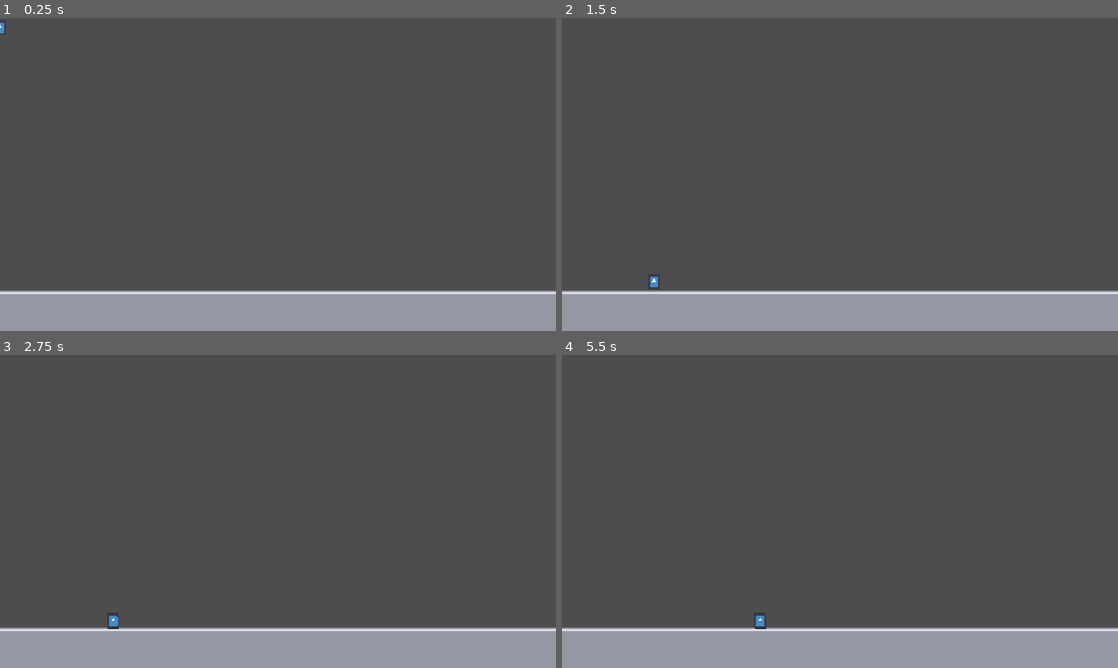
Above: before the commit, frames 1-4 (two rows, left to right).
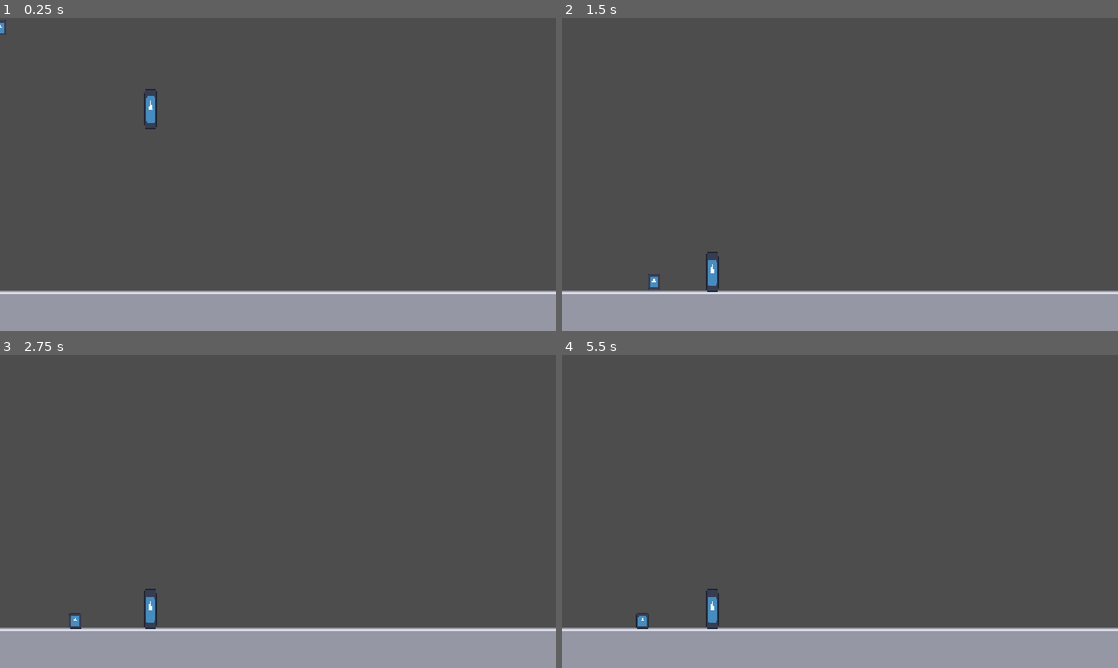
Above: after the commit, the same moments.

Repository: kirinahamila/mind-game
Game: Godot game, scene res://system/test_level.tscn
Same seed, same stepped clock (60 frames per second), same inputs: the game is played once before the commit and once after it. The project has no main scene, so this scene is started directly. The engine's default icon, where the game draws it, is replaced by a stand-in: a white triangle on a blue panel in a dark square.
Inputs:
- Up to frame 1 (0.25 s): no input
- Up to frame 2 (1.5 s): hold D (right) from 0.53 s (still down); tap W (up) at 0.77 s
- Up to frame 3 (2.75 s): tap W (up) at 1.52 s; release D (right) at 2.03 s; hold A (left) from 2.03 s (still down)
- Up to frame 4 (5.5 s): release A (left) at 2.78 s; hold D (right) 2.78-4.28 s; tap W (up) at 3.02, 3.77, 4.52 s; hold A (left) 4.28-5.03 s; hold D (right) from 5.03 s (still down)

The runs differ from the first frame. In frame 1, 0.2% of the frame differs, in the area x 25-29%, y 22-36%; in frame 2, 0.2%; in frame 3, 0.3%; in frame 4, 0.4%, in the area x 13-37%, y 74-88%.

Commit message:
physics system
added the first prop and then a physics system for player interaction with the prop

Diff:
--- /dev/null
+++ b/components/classes/props.gd
@@ -0,0 +1,10 @@
+class_name Props extends RigidBody2D
+
+# Called when the node enters the scene tree for the first time.
+func _ready() -> void:
+	pass # Replace with function body.
+
+
+# Called every frame. 'delta' is the elapsed time since the previous frame.
+func _process(delta: float) -> void:
+	pass
--- a/components/player_character/player_character.gd
+++ b/components/player_character/player_character.gd
@@ -6,11 +6,14 @@
 var maxSpeed = 200
 var groundAcceleration = 20
 
+var pushForce = 100
+
 func _process(delta: float) -> void:
 	movementInputs()
 
 	gravity()
 	move_and_slide()
+	pushingProps()
 
 
 func movementInputs():
@@ -29,6 +32,20 @@
 
 	if !Input.is_action_pressed("left") && !Input.is_action_pressed("right"):
 		if is_on_floor() && abs(velocity.x) >= 20:
-			velocity.x /= 2
+			velocity.x /= 1.1
 		else:
 			velocity.x = 0
+
+	if abs(velocity.x) > maxSpeed+groundAcceleration:
+		if is_on_floor() && abs(velocity.x) >= 20:
+			velocity.x /= 1.1
+		else:
+			velocity.x = 0
+
+
+#Must be AFTER move and slide
+func pushingProps():
+	for i in get_slide_collision_count():
+		var c = get_slide_collision(i)
+		if c.get_collider() is RigidBody2D:
+			c.get_collider().apply_central_force(-c.get_normal() * pushForce)
--- a/components/player_character/player_character.tscn
+++ b/components/player_character/player_character.tscn
@@ -6,6 +6,8 @@
 [sub_resource type="CapsuleShape2D" id="CapsuleShape2D_q1otq"]
 
 [node name="CharacterBody2D" type="CharacterBody2D"]
+collision_layer = 2
+collision_mask = 7
 script = ExtResource("1_m6yna")
 
 [node name="CollisionShape2D" type="CollisionShape2D" parent="."]
--- a/system/test_level.tscn
+++ b/system/test_level.tscn
@@ -1,7 +1,8 @@
-[gd_scene load_steps=4 format=3 uid="uid://qu7atsbfaxcn"]
+[gd_scene load_steps=5 format=3 uid="uid://qu7atsbfaxcn"]
 
 [ext_resource type="Texture2D" uid="uid://dd5scp4huq4fk" path="res://assets/textures/dev/ground_top.png" id="1_1fplq"]
 [ext_resource type="PackedScene" uid="uid://d30wv6bncc75m" path="res://components/player_character/player_character.tscn" id="2_bre8u"]
+[ext_resource type="PackedScene" uid="uid://ehkftaqd7e0v" path="res://wall_prop.tscn" id="3_7jhep"]
 
 [sub_resource type="WorldBoundaryShape2D" id="WorldBoundaryShape2D_gfanc"]
 
@@ -20,3 +21,6 @@
 region_rect = Rect2(0, 0, 1200, 96)
 
 [node name="CharacterBody2D" parent="." instance=ExtResource("2_bre8u")]
+
+[node name="WallProp" parent="." instance=ExtResource("3_7jhep")]
+position = Vector2(312, 160)
--- /dev/null
+++ b/wall_prop.gd
@@ -0,0 +1,10 @@
+extends Props
+
+# Called when the node enters the scene tree for the first time.
+func _ready() -> void:
+	pass # Replace with function body.
+
+
+# Called every frame. 'delta' is the elapsed time since the previous frame.
+func _process(delta: float) -> void:
+	pass
--- /dev/null
+++ b/wall_prop.tscn
@@ -0,0 +1,19 @@
+[gd_scene load_steps=4 format=3 uid="uid://ehkftaqd7e0v"]
+
+[ext_resource type="Script" uid="uid://vn88c1fdbisf" path="res://wall_prop.gd" id="1_xggss"]
+[ext_resource type="Texture2D" uid="uid://cgwubdufs4p2u" path="res://icon.svg" id="2_xmb8c"]
+
+[sub_resource type="RectangleShape2D" id="RectangleShape2D_ex8ln"]
+
+[node name="WallProp" type="RigidBody2D"]
+collision_layer = 4
+collision_mask = 7
+script = ExtResource("1_xggss")
+
+[node name="Sprite2D" type="Sprite2D" parent="."]
+scale = Vector2(0.2, 0.65)
+texture = ExtResource("2_xmb8c")
+
+[node name="CollisionShape2D" type="CollisionShape2D" parent="."]
+scale = Vector2(1, 4)
+shape = SubResource("RectangleShape2D_ex8ln")
Not shown, added: components/classes/props.gd.uid
Not shown, added: wall_prop.gd.uid
